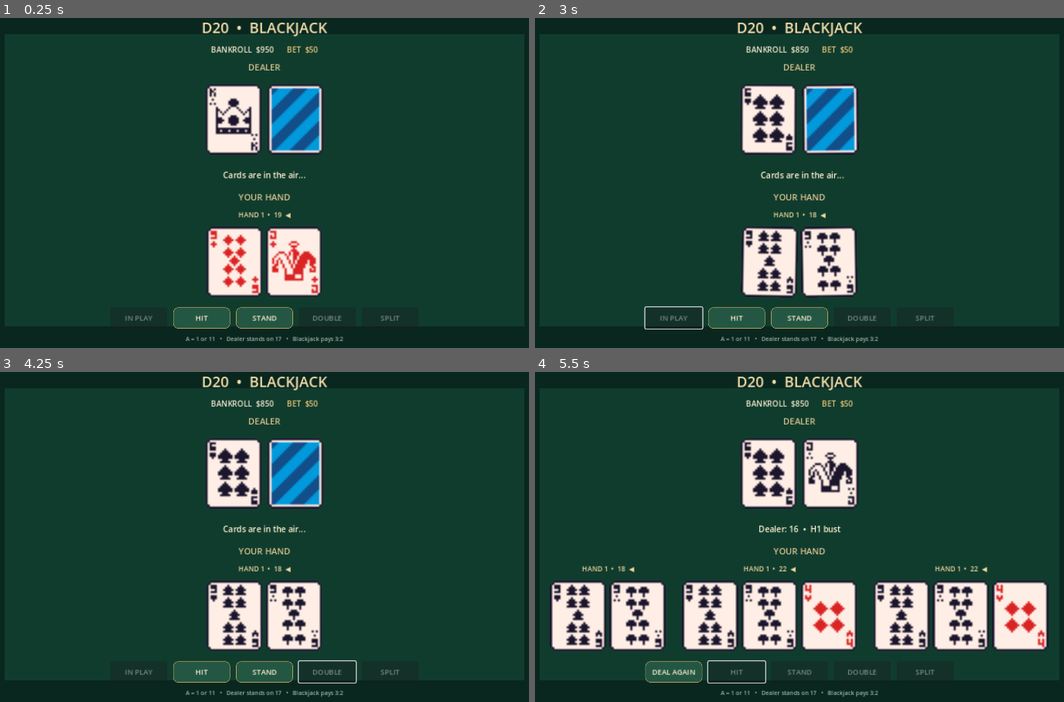
Above: before the commit, frames 1-4 (two rows, left to right).
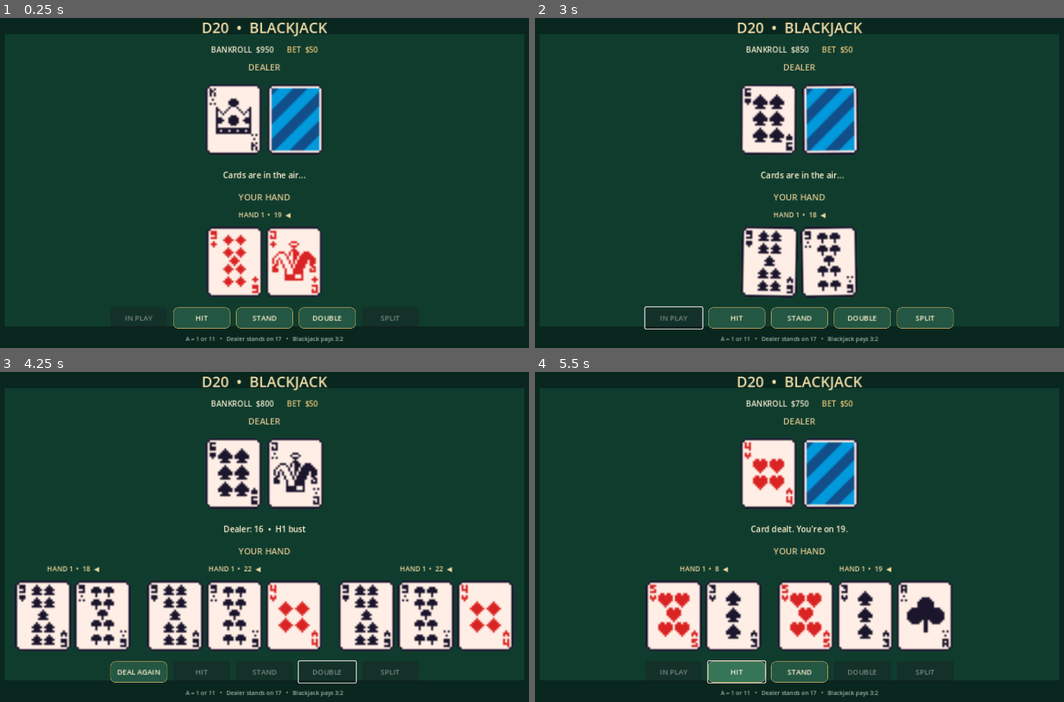
Above: after the commit, the same moments.

Repository: NotLepJeb/d20gam
Game: Godot game, scene res://scenes/main.tscn
Same seed, same stepped clock (60 frames per second), same inputs: the game is played once before the commit and once after it.
Inputs (mouse positions are in pixels of both pictures, inside the frame that each line leads up to):
- Up to frame 1 (0.25 s): no input
- Up to frame 2 (3 s): click "HIT" at 0.5 s; click "DEAL AGAIN" at 1.25 s; click "STAND" at 2 s; click "DEAL AGAIN" at 2.75 s
- Up to frame 3 (4.25 s): click (327, 672) at 3.5 s, where only the run after the commit has a clickable "DOUBLE"
- Up to frame 4 (5.5 s): click (672, 672) at 4.25 s, where only the run after the commit has a clickable "DEAL AGAIN"; click "HIT" at 5 s

The runs differ from the first frame. In frame 1, 0.7% of the frame differs, in the area x 56-68%, y 87-95%; in frame 2, 1.4%; in frame 3, 19%; in frame 4, 21%, in the area x 2-98%, y 8-95%.

Commit message:
Enable split and double after initial deal

Diff:
--- a/scripts/main.gd
+++ b/scripts/main.gd
@@ -182,6 +182,7 @@
 	_deal_to(dealer_hand, true)
 	_deal_to(player_hands[0], false)
 	_refresh_table()
+	_update_controls()
 	natural_blackjack = _hand_value(player_hands[0]) == 21
 	if natural_blackjack:
 		_finish_player_turn()
